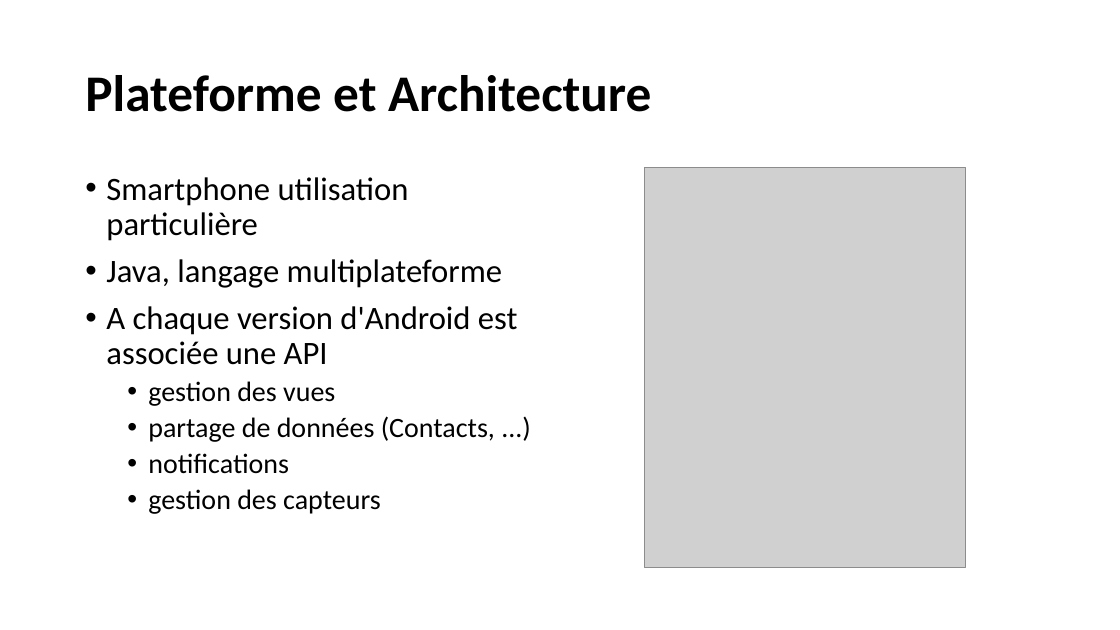
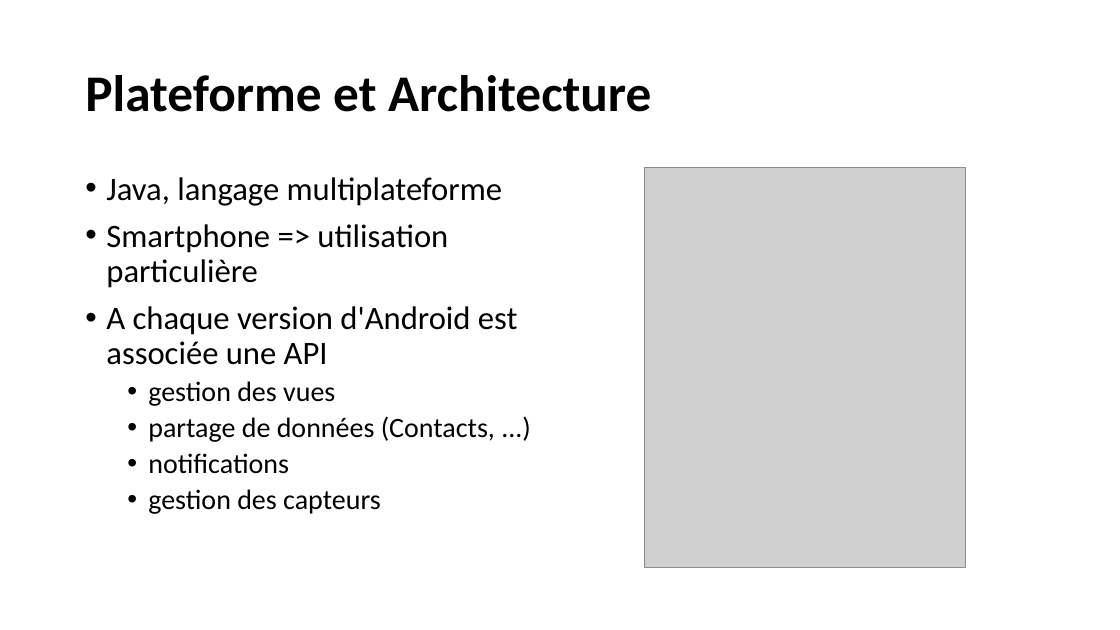
Before and after one commit to VSasyan/Android, a slide deck: slide 2 of 1_les_bases_theoriques_d_android/Les bases (théoriques) d'Android.pptx. Drawn at 1120x630 pixels with LibreOffice and Linux fonts; fonts in the diff are those of the drawing; grey boxes stand for pictures. Boxes give left, top, right and bottom in pixels: in the first picture for what was removed or moved away, otherwise in the second. Text is boxed around its words. In the diff, an @@ line names an element or a change of style, - is before the commit and + after.

```diff
--- a/1_les_bases_theoriques_d_android/Les bases (théoriques) d'Android.pptx
+++ b/1_les_bases_theoriques_d_android/Les bases (théoriques) d'Android.pptx
@@ text at (106,177,409,241): paragraph removed @@
-• Smartphone utilisation particulière
@@ text at (106,224,448,288): paragraph added @@
+• Smartphone => utilisation particulière
```
Also in this commit, not shown: 1 other slide changed, 3 other files.
